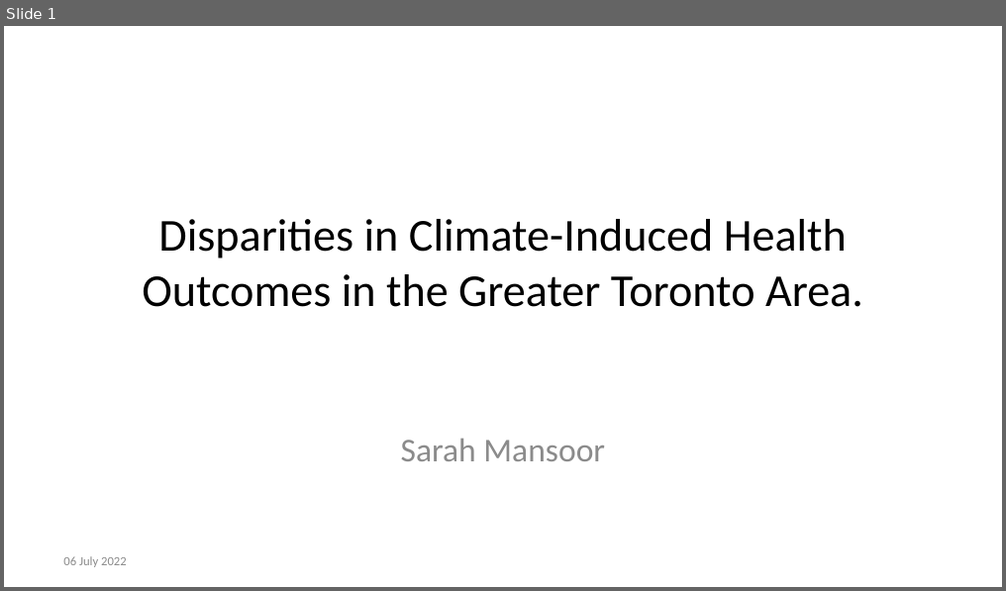
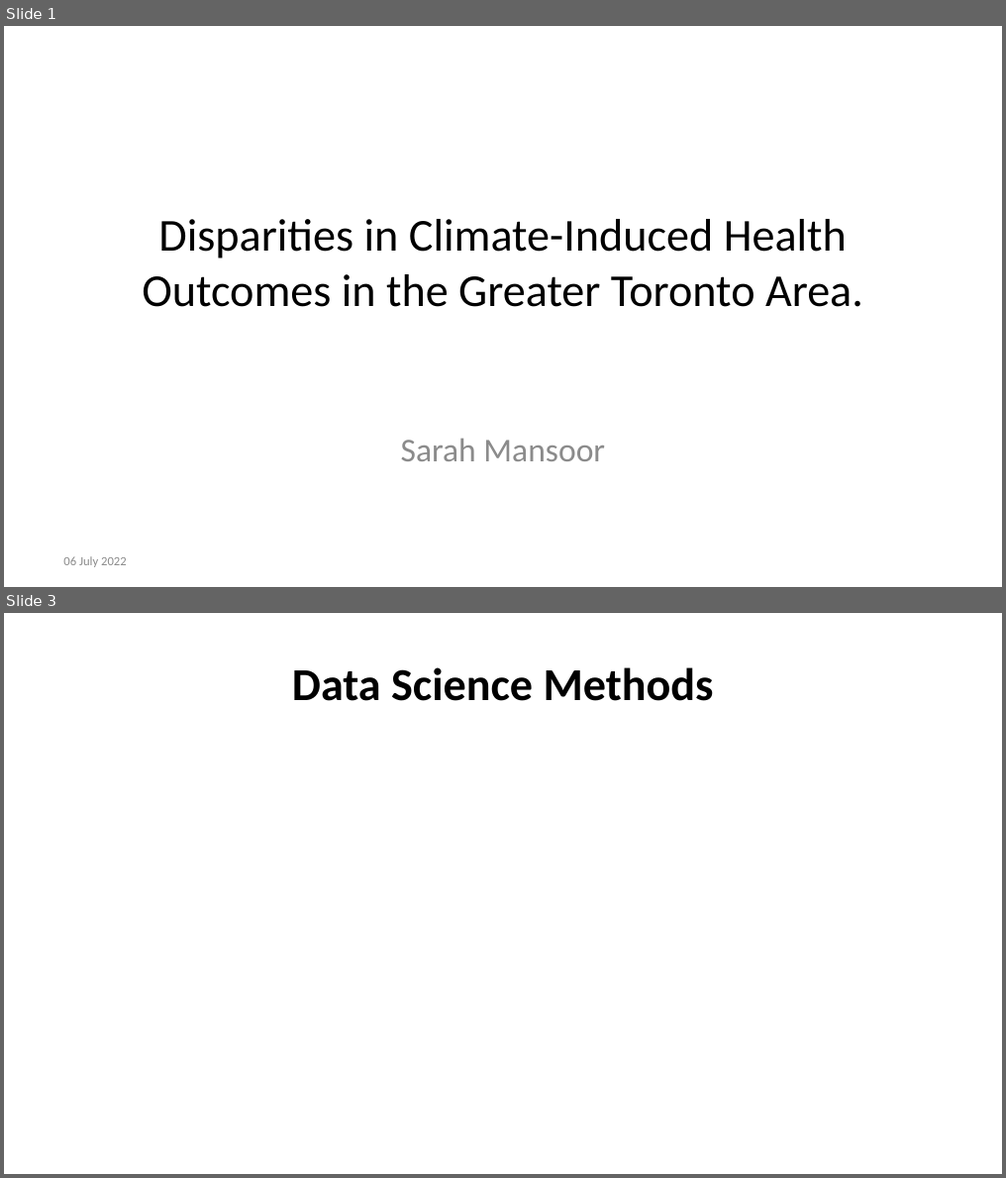
Before and after one commit to sarahmansoorr/SUDS2022, a slide deck: outputs/presentation/presentation.pptx. Shown one above the other, each under a label of ours: slide 1 before the commit, slides 1 and 3 after it; the slides between them are not shown. The pictures are 1006x591 and 1006x1178 pixels, drawn with LibreOffice and Linux fonts; fonts in the diff are those of the drawing. Boxes give left, top, right and bottom in pixels: in the first picture for what was removed or moved away, otherwise in the second. Text is boxed around its words. In the diff, an @@ line names an element or a change of style, - is before the commit and + after.

```diff
--- a/outputs/presentation/presentation.pptx
+++ b/outputs/presentation/presentation.pptx
@@ slide 3 added at (4,613,1002,1174), background #FFFFFF @@
@@ title added at (292,667,714,701), 33 pt, text #000000, bold @@
+Data Science Methods
```
Also in this commit, not shown: 3 other slides added, 4 slides removed, 5 other files.
